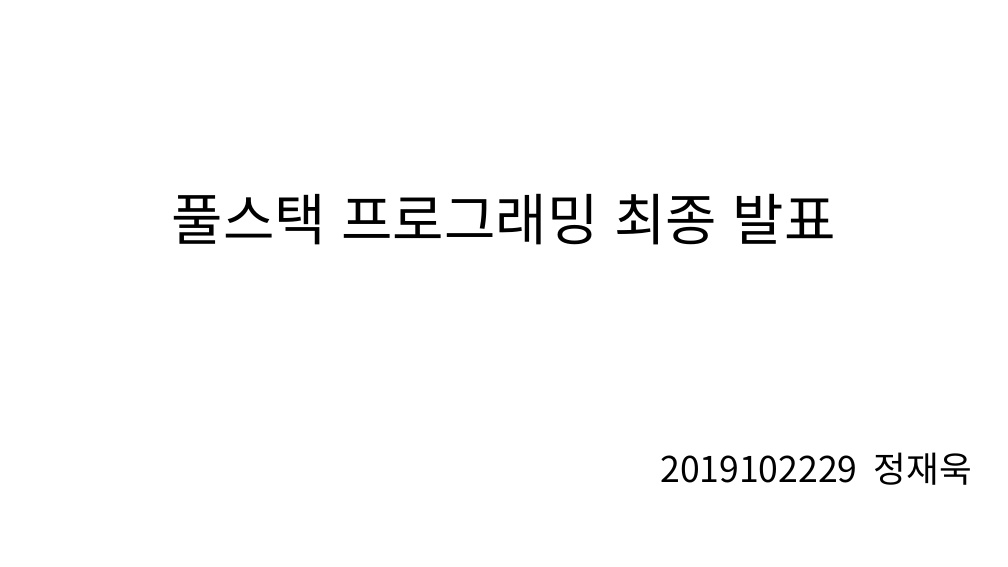
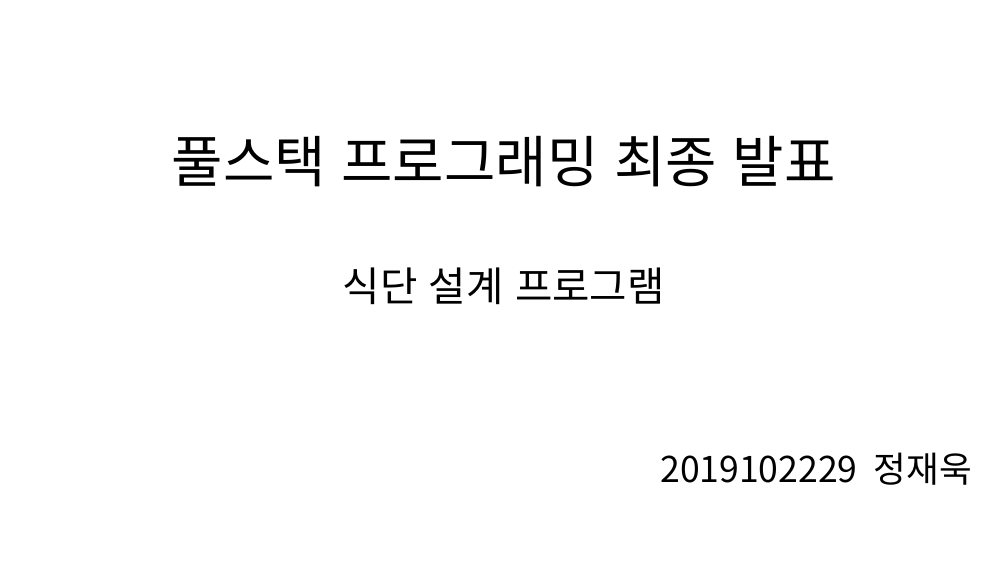
Before and after one commit to jeojw/FullStackProject, a slide deck: slide 1 of 풀스택 발표 자료.odp. Drawn at 1008x567 pixels with LibreOffice and Linux fonts; fonts in the diff are those of the drawing. Boxes give left, top, right and bottom in pixels: in the first picture for what was removed or moved away, otherwise in the second. Text is boxed around its words. In the diff, an @@ line names an element or a change of style, - is before the commit and + after.

Commit message:
문서 업데이트, 식단 알고리즘 수정

```diff
--- a/풀스택 발표 자료.odp
+++ b/풀스택 발표 자료.odp
@@ title at (x1=172, y1=135, x2=836, y2=305): text changed @@
-풀스택 프로그래밍 최종 발표
+풀스택 프로그래밍 최종 발표
+식단 설계 프로그램
```
Also in this commit, not shown: 2 other slides changed, 3 slides added, 5 other files.
